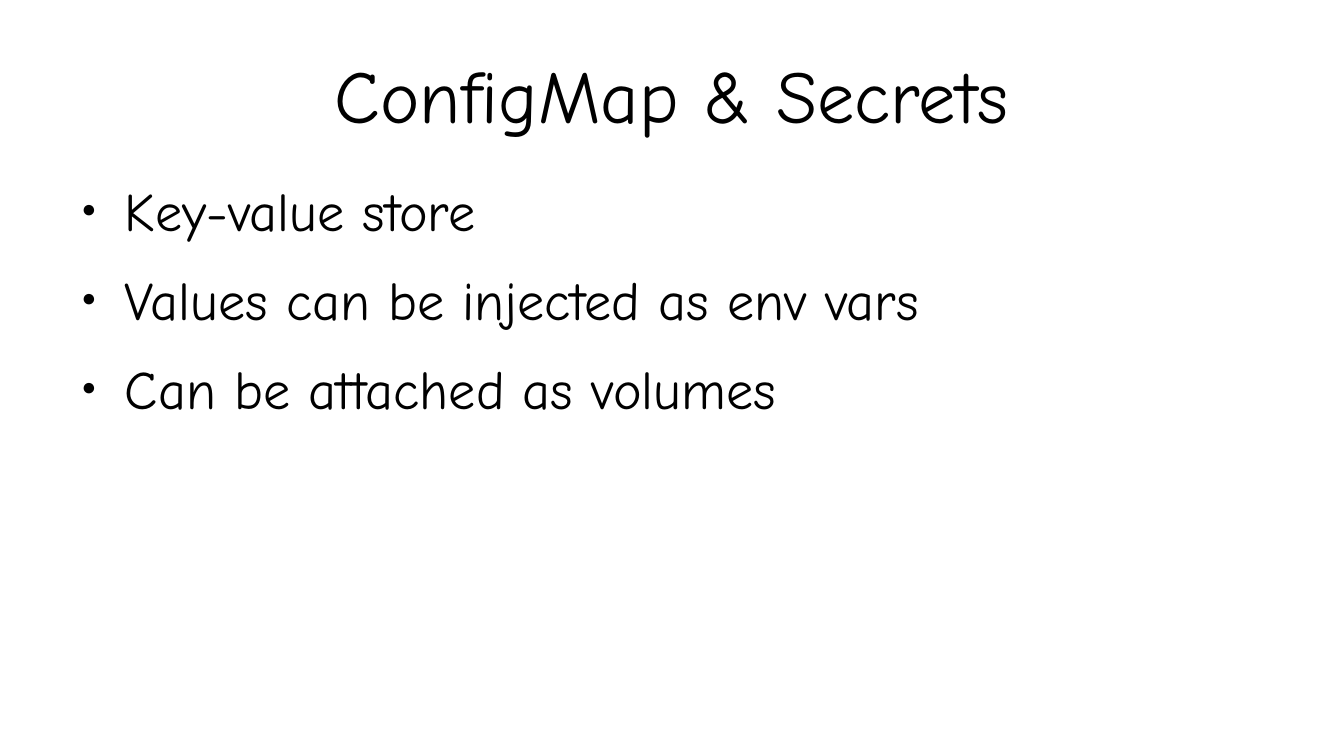
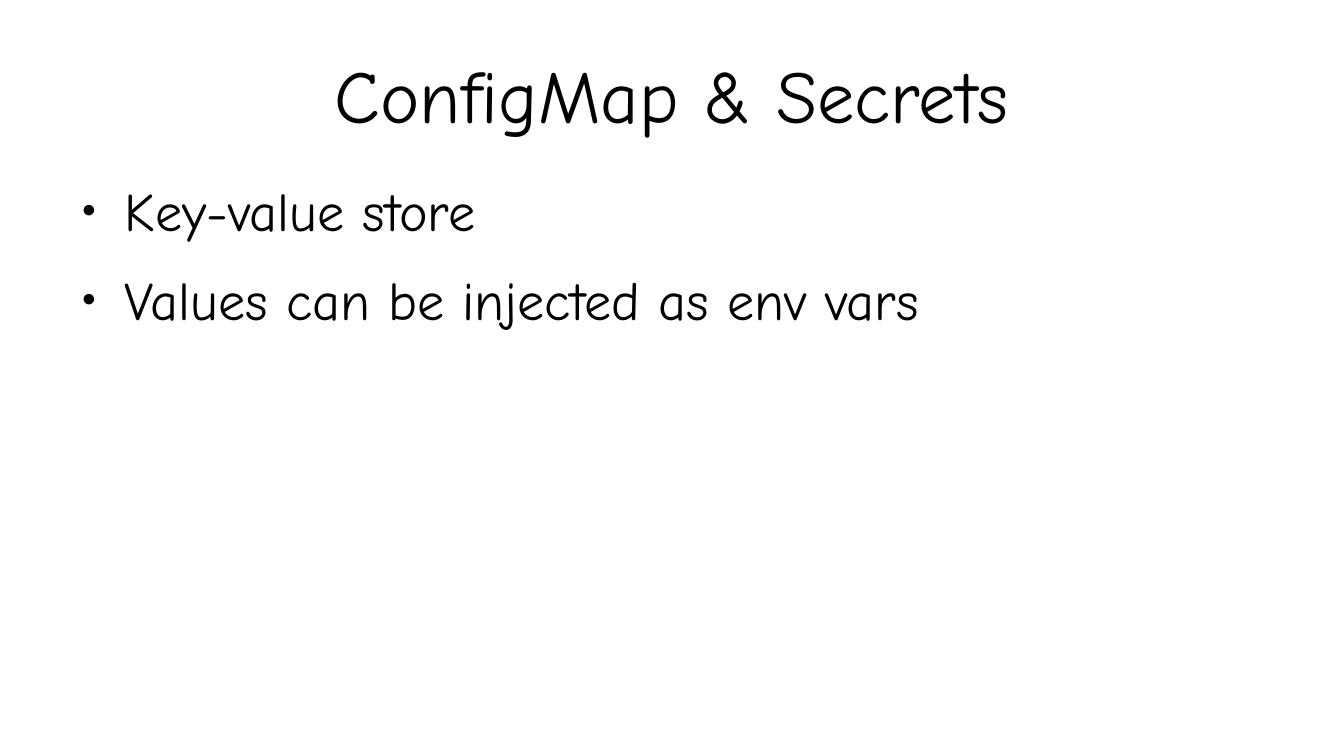
Before and after one commit to kislaykishore/microservices, a slide deck: slide 10 of Kubernetes.odp. Drawn at 1344x756 pixels with LibreOffice and Linux fonts; fonts in the diff are those of the drawing. Boxes give left, top, right and bottom in pixels: in the first picture for what was removed or moved away, otherwise in the second. Text is boxed around its words. In the diff, an @@ line names an element or a change of style, - is before the commit and + after.

```diff
--- a/Kubernetes.odp
+++ b/Kubernetes.odp
@@ text at box(125, 371, 775, 410): paragraph removed @@
-● Can be attached as volumes
```
Also in this commit, not shown: 4 other files.
